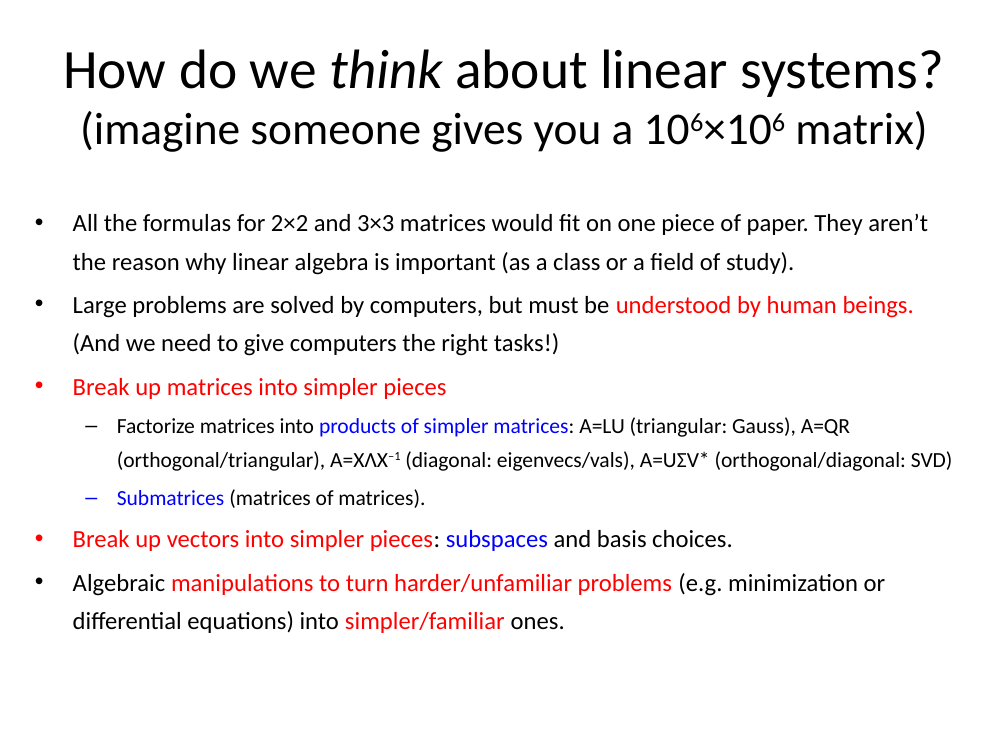
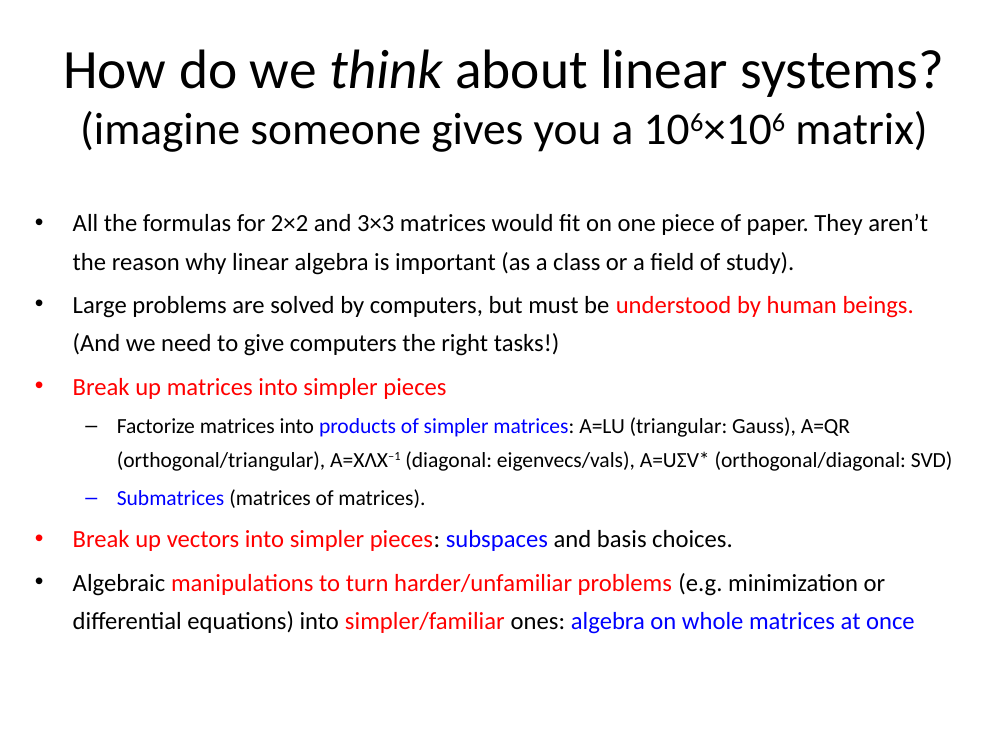
Before and after one commit to mitmath/1806, a slide deck: slide 7 of lectures/lecture1/overview.pptx. Drawn at 1008x756 pixels with LibreOffice and Linux fonts; fonts in the diff are those of the drawing. Boxes give left, top, right and bottom in pixels: in the first picture for what was removed or moved away, otherwise in the second. Text is boxed around its words. In the diff, an @@ line names an element or a change of style, - is before the commit and + after.

```diff
--- a/lectures/lecture1/overview.pptx
+++ b/lectures/lecture1/overview.pptx
@@ text at box(73, 573, 915, 634): text changed @@
-• Algebraic manipulations to turn harder/unfamiliar problems (e.g. minimization or differential equations) into simpler/familiar ones.
+• Algebraic manipulations to turn harder/unfamiliar problems (e.g. minimization or differential equations) into simpler/familiar ones: algebra on whole matrices at once
```
Also in this commit, not shown: 1 other file.
